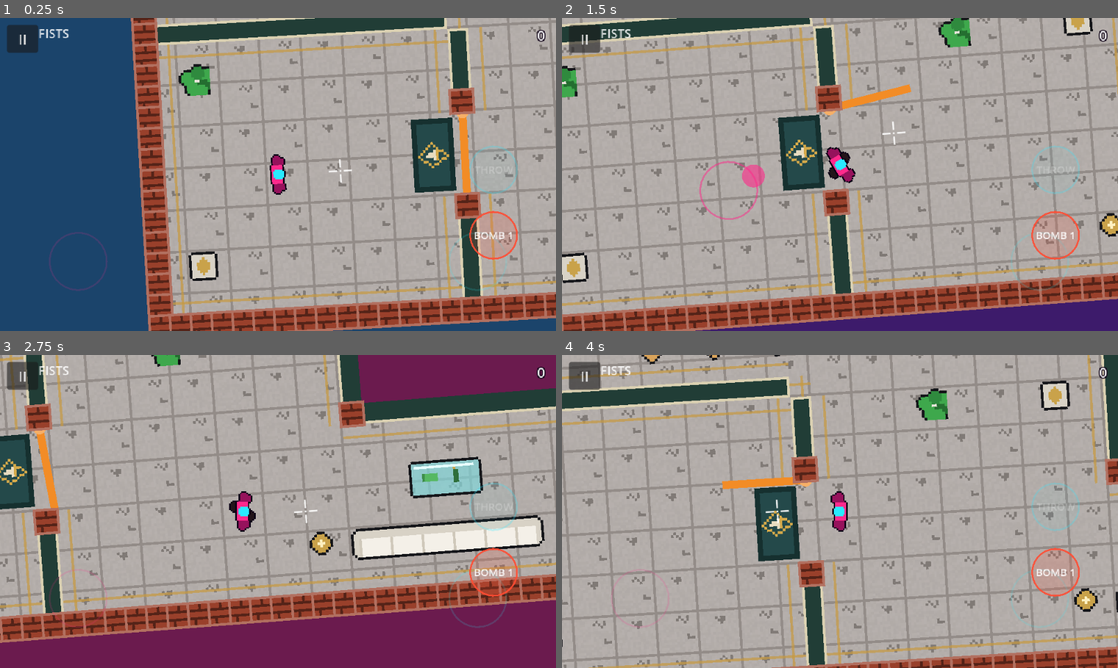
Above: before the commit, frames 1-4 (two rows, left to right).
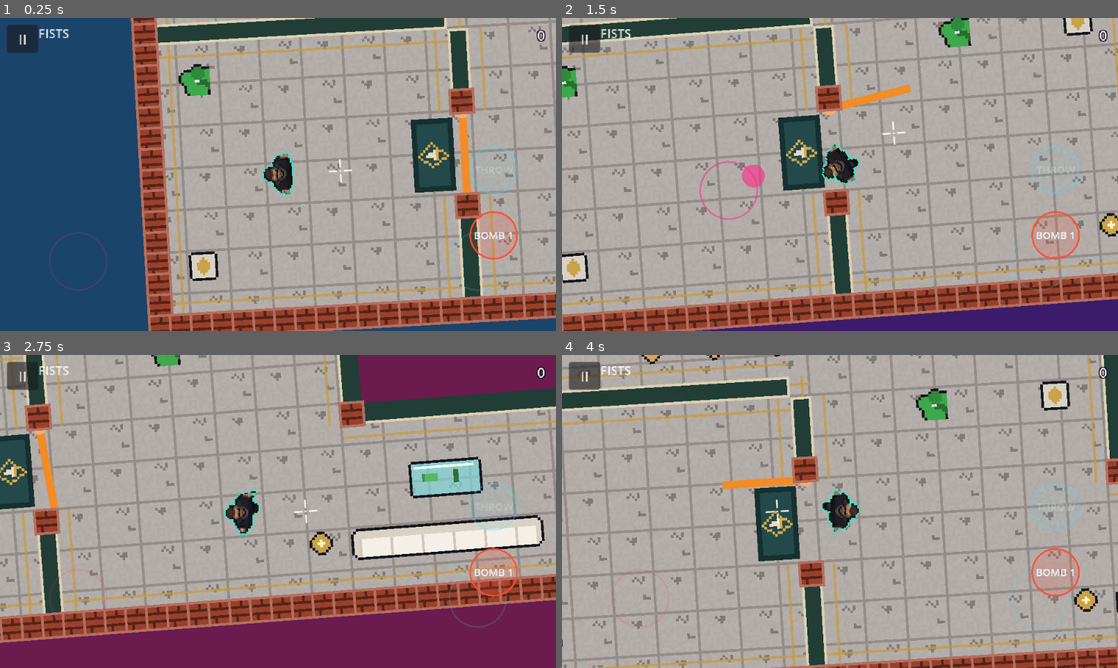
Above: after the commit, the same moments.

Repository: Evildodo3301/cyberhouse
Game: Godot game, scene res://scenes/levels/level_01.tscn
The game is run twice, just before and just after one commit, with the same random seed, the same clock (stepped at 60 frames per second) and the same inputs.
Inputs (mouse positions are in pixels of both pictures, inside the frame that each line leads up to):
- Up to frame 1 (0.25 s): no input
- Up to frame 2 (1.5 s): tap Enter at 0.5 s; move the mouse to (962, 158) at 0.52 s; hold D (move_right) 0.53-1.25 s; tap Down (aim_down) at 0.6 s; click (962, 158) at 0.67 s; drag from (728, 190) to (856, 115) at 1.27 s
- Up to frame 3 (2.75 s): move the mouse to (333, 442) at 2.02 s; hold D (move_right) from 2.03 s (still down); tap Right (aim_right) at 2.1 s
- Up to frame 4 (4 s): release D (move_right) at 2.75 s; drag from (812, 574) to (673, 464) at 2.77 s; move the mouse to (1006, 558) at 3.52 s; hold A (move_left) from 3.53 s (still down); tap Space (attack) at 3.6 s

The runs differ from the first frame. In frame 1, 0.6% of the frame differs, in the area x 47-53%, y 42-57%; in frame 2, 0.5%; in frame 3, 0.5%; in frame 4, 0.6%, in the area x 46-54%, y 42-58%.

Commit message:
New hero: full-body sprite, teal outline, dead pose; arm frames recoloured
The player now uses the approved hero sheet (full-body frames, empty legs
sheet), a 1 px teal outline (#3CE0C8) so you always spot yourself, and the
new single-frame dead pose for the body left on the floor. The player's
attack-arm frames go from pink sleeves to the hero's black tee.

Co-Authored-By: Claude Opus 5.5 (1M context) <noreply@anthropic.com>
Claude-Session: https://claude.ai/code/session_01NRYTnNTQ9YXp86yos9nk5w

Diff:
--- a/scripts/player/player.gd
+++ b/scripts/player/player.gd
@@ -55,14 +55,18 @@
 @export var accent_color: Color = Color(0.16, 0.94, 1.0) # neon cyan
 
 @export_group("Look")
-## Sprite sheets: the comedylife top-down character template (one row of
-## 38 frames, 64 x 64, drawn facing up), recoloured pink and cyan and split
-## in two so the legs and torso can turn apart. Empty = placeholder shapes.
-## Frames: 0-1 idle, 2-11 walk, 12-23 rifle, 24-35 pistol, 36-37 die.
-@export var torso_sheet: Texture2D = preload("res://assets/characters/player_torso.png")
-@export var legs_sheet: Texture2D = preload("res://assets/characters/player_legs.png")
-## The whole body in one sheet, used for the corpse.
-@export var body_sheet: Texture2D = preload("res://assets/characters/player_body.png")
+## Sprite sheets: one row of 38 frames, 64 x 64, drawn facing up.
+## Frames: 0-1 idle, 2-11 walk, 12-23 melee, 24-35 pistol, 36-37 die.
+## The hero's frames are full-body (legs included), so his legs sheet is
+## empty; a sheet split into torso and legs also works (they turn apart).
+## Empty = placeholder shapes.
+@export var torso_sheet: Texture2D = preload("res://assets/characters/hero_torso.png")
+@export var legs_sheet: Texture2D = preload("res://assets/characters/hero_legs.png")
+## The body left on the floor: a single 64 x 64 dead pose, or a full
+## 38-frame sheet (then its die frame is used).
+@export var body_sheet: Texture2D = preload("res://assets/characters/hero_dead.png")
+## A thin outline round the player only, so you spot yourself at once.
+@export var outline_color: Color = Color("3ce0c8")
 ## Sheet pixels to room pixels (same as the enemies).
 @export var sprite_scale: float = 0.6
 ## Room pixels walked per walk-cycle frame.
@@ -885,6 +889,7 @@
 	sprite.texture_filter = CanvasItem.TEXTURE_FILTER_NEAREST
 	var material := ShaderMaterial.new()
 	material.shader = preload("res://shaders/outline.gdshader")
+	material.set_shader_parameter("outline_color", outline_color)
 	sprite.material = material
 	return sprite
 
@@ -893,5 +898,6 @@
 func _corpse() -> Dictionary:
 	if body_sheet == null:
 		return {}
-	var region := Rect2(DIE_FRAMES[1] * 64, 0, 64, 64)
+	var frame: int = 0 if body_sheet.get_width() <= 64 else DIE_FRAMES[1]
+	var region := Rect2(frame * 64, 0, 64, 64)
 	return {"texture": body_sheet, "region": region, "burst_region": region, "scale": sprite_scale}
--- a/tests/level_01_test.gd
+++ b/tests/level_01_test.gd
@@ -52,7 +52,7 @@
 	check(stuck.is_empty(), "every enemy has a path to the start %s" % [stuck])
 
 	# Looks: the player wears the pink sheet, every enemy the cop sheet.
-	check(player._sprite != null and player._sprite.texture.resource_path.ends_with("player_torso.png"), "the player wears the pink template torso")
+	check(player._sprite != null and player._sprite.texture.resource_path.ends_with("hero_torso.png"), "the player is the new hero")
 	check(player._legs_sprite != null and player._legs_sprite.get_parent().name == "Legs", "the template's feet are on the legs (they turn apart)")
 	var pieces := map.get_children().filter(func(c): return c is Sprite2D and (c.region_enabled or c.is_in_group("fancy_furniture")))
 	check(pieces.size() >= 80, "lots of furniture (%d pieces)" % pieces.size())
Binary file changed: assets/attacks/player_machete_swing_4f.png
Binary file changed: assets/attacks/player_machinegun_recoil_3f.png
Binary file changed: assets/attacks/player_pistol_recoil_3f.png
Binary file changed: assets/attacks/player_punch_4f.png
Binary file added: assets/characters/hero_dead.png
Not shown, added: assets/characters/hero_dead.png.import
Binary file added: assets/characters/hero_legs.png
Not shown, added: assets/characters/hero_legs.png.import
Binary file added: assets/characters/hero_torso.png
Not shown, added: assets/characters/hero_torso.png.import
Not shown, added: scripts/levels/stairs.gd.uid
Not shown, added: tests/two_floor_test.gd.uid
(and 1 more such lines)
